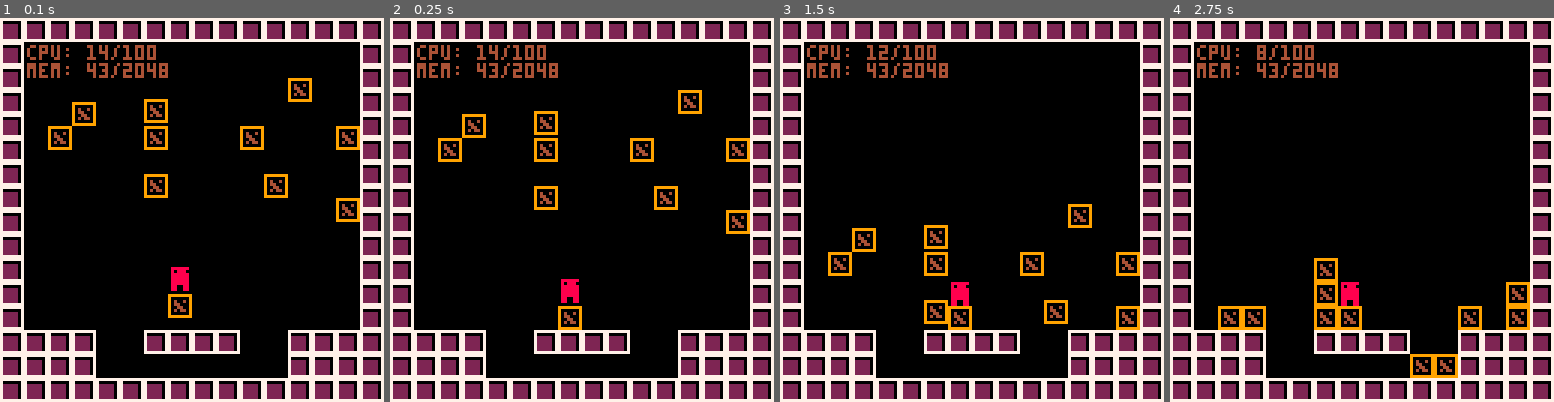
Above: before the commit, frames 1-4 (left to right).
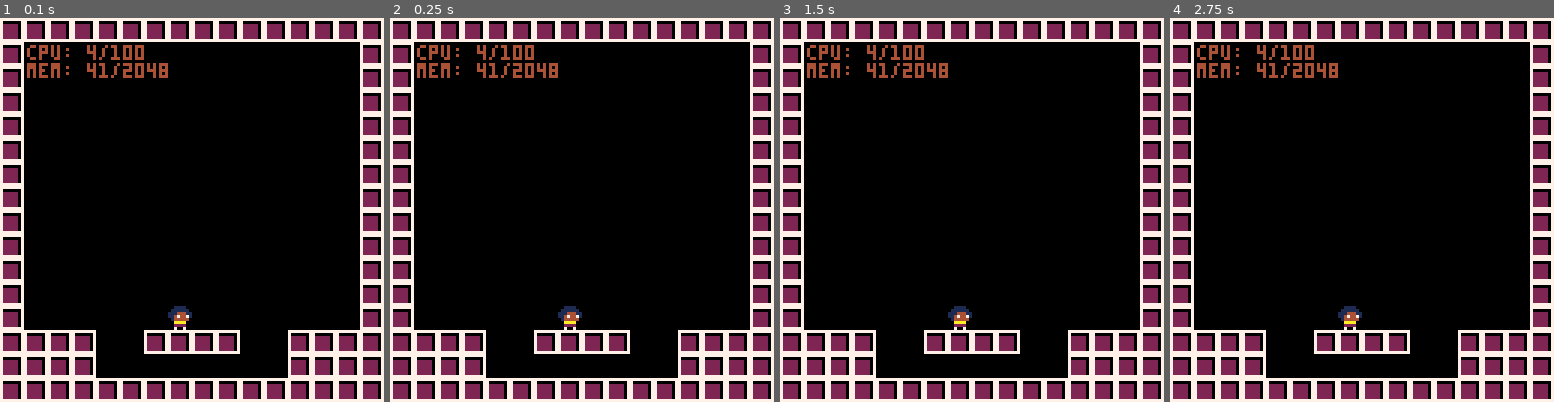
Above: after the commit, the same moments.

Repository: ExOK/Celeste2
Game: PICO-8 cartridge celeste2.p8
The game is run twice, just before and just after one commit, with the same random seed, the same clock (stepped at 60 frames per second) and the same inputs.
Inputs:
- Up to frame 1 (0.1 s): no input
- Up to frame 2 (0.25 s): no input
- Up to frame 3 (1.5 s): no input
- Up to frame 4 (2.75 s): no input

The runs differ from the first frame. In frame 1, 3.2% of the frame differs, in the area x 12-94%, y 7-82%; in frame 2, 3.2%; in frame 3, 3.2%; in frame 4, 2.9%.

Commit message:
character attempt?

Diff:
--- a/celeste2.p8
+++ b/celeste2.p8
@@ -35,7 +35,7 @@
 #include player.lua
 
 crate = {}
-crate.tile = 3
+crate.tile = 16
 crate.base = object
 crate.geom = g_solid
 crate.init = function(self)
@@ -82,14 +82,22 @@
 end
 
 __gfx__
-00000000777777770888888099999999000000000000000000000000000000000000000000000000000000000000000000000000000000000000000000000000
-00000000700000070808880090000009000000000000000000000000000000000000000000000000000000000000000000000000000000000000000000000000
-00700700722222070888888090400409000000000000000000000000000000000000000000000000000000000000000000000000000000000000000000000000
-00077000722222070888888090440009000000000000000000000000000000000000000000000000000000000000000000000000000000000000000000000000
-00077000722222070888888090044009000000000000000000000000000000000000000000000000000000000000000000000000000000000000000000000000
-00700700722222070888888090404409000000000000000000000000000000000000000000000000000000000000000000000000000000000000000000000000
-00000000722222070880088090000009000000000000000000000000000000000000000000000000000000000000000000000000000000000000000000000000
-00000000777777770880088099999999000000000000000000000000000000000000000000000000000000000000000000000000000000000000000000000000
+00000000777777770011110001111110000000000000000000000000000000000000000000000000000000000000000000000000000000000000000000000000
+00000000700000070111111011144411000000000000000000000000000000000000000000000000000000000000000000000000000000000000000000000000
+00700700722222071114441111474471000000000000000000000000000000000000000000000000000000000000000000000000000000000000000000000000
+00077000722222071147447101444440000000000000000000000000000000000000000000000000000000000000000000000000000000000000000000000000
+00077000722222070144444000aaaa00000000000000000000000000000000000000000000000000000000000000000000000000000000000000000000000000
+007007007222220700aaaa0000222200000000000000000000000000000000000000000000000000000000000000000000000000000000000000000000000000
+00000000722222070022220007000070000000000000000000000000000000000000000000000000000000000000000000000000000000000000000000000000
+00000000777777770070070000000000000000000000000000000000000000000000000000000000000000000000000000000000000000000000000000000000
+99999999000000000000000000000000000000000000000000000000000000000000000000000000000000000000000000000000000000000000000000000000
+90000009000000000000000000000000000000000000000000000000000000000000000000000000000000000000000000000000000000000000000000000000
+90400409000000000000000000000000000000000000000000000000000000000000000000000000000000000000000000000000000000000000000000000000
+90440009000000000000000000000000000000000000000000000000000000000000000000000000000000000000000000000000000000000000000000000000
+90044009000000000000000000000000000000000000000000000000000000000000000000000000000000000000000000000000000000000000000000000000
+90404409000000000000000000000000000000000000000000000000000000000000000000000000000000000000000000000000000000000000000000000000
+90000009000000000000000000000000000000000000000000000000000000000000000000000000000000000000000000000000000000000000000000000000
+99999999000000000000000000000000000000000000000000000000000000000000000000000000000000000000000000000000000000000000000000000000
 __gff__
 0003000000000000000000000000000000000000000000000000000000000000000000000000000000000000000000000000000000000000000000000000000000000000000000000000000000000000000000000000000000000000000000000000000000000000000000000000000000000000000000000000000000000000
 0000000000000000000000000000000000000000000000000000000000000000000000000000000000000000000000000000000000000000000000000000000000000000000000000000000000000000000000000000000000000000000000000000000000000000000000000000000000000000000000000000000000000000
